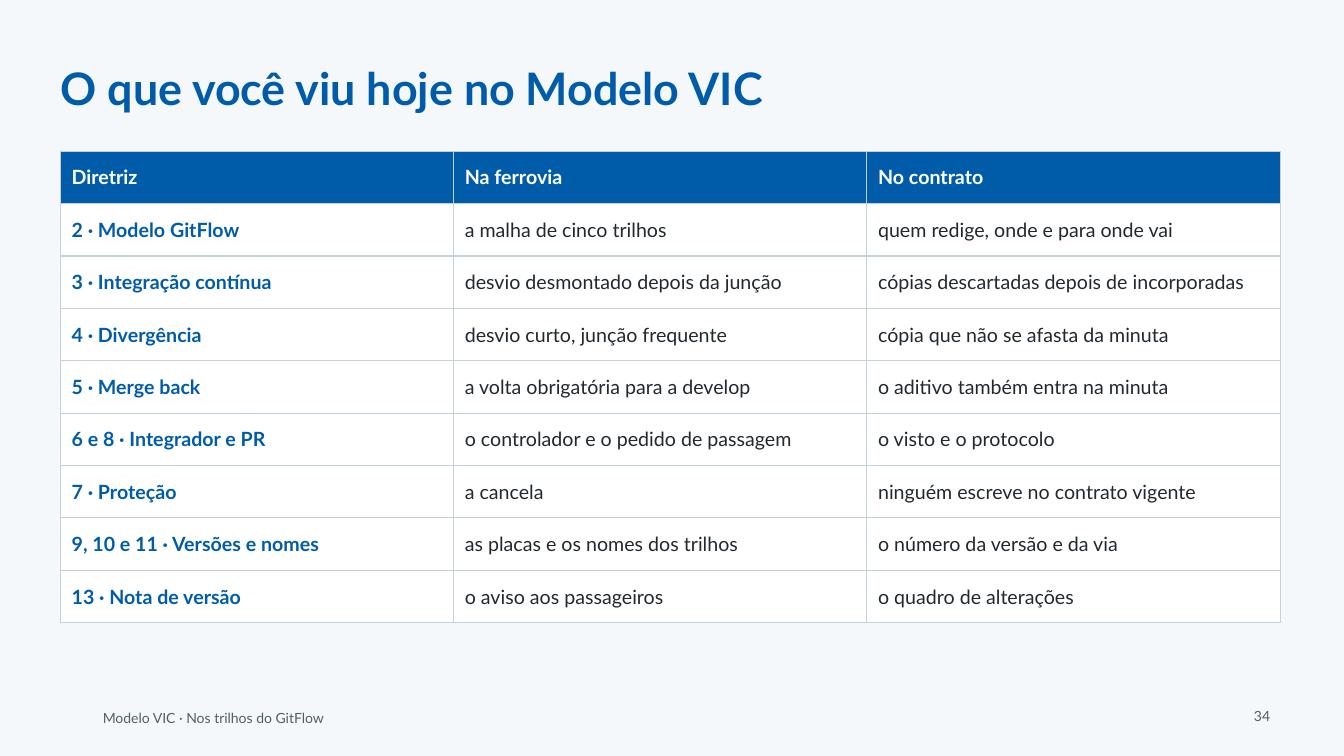
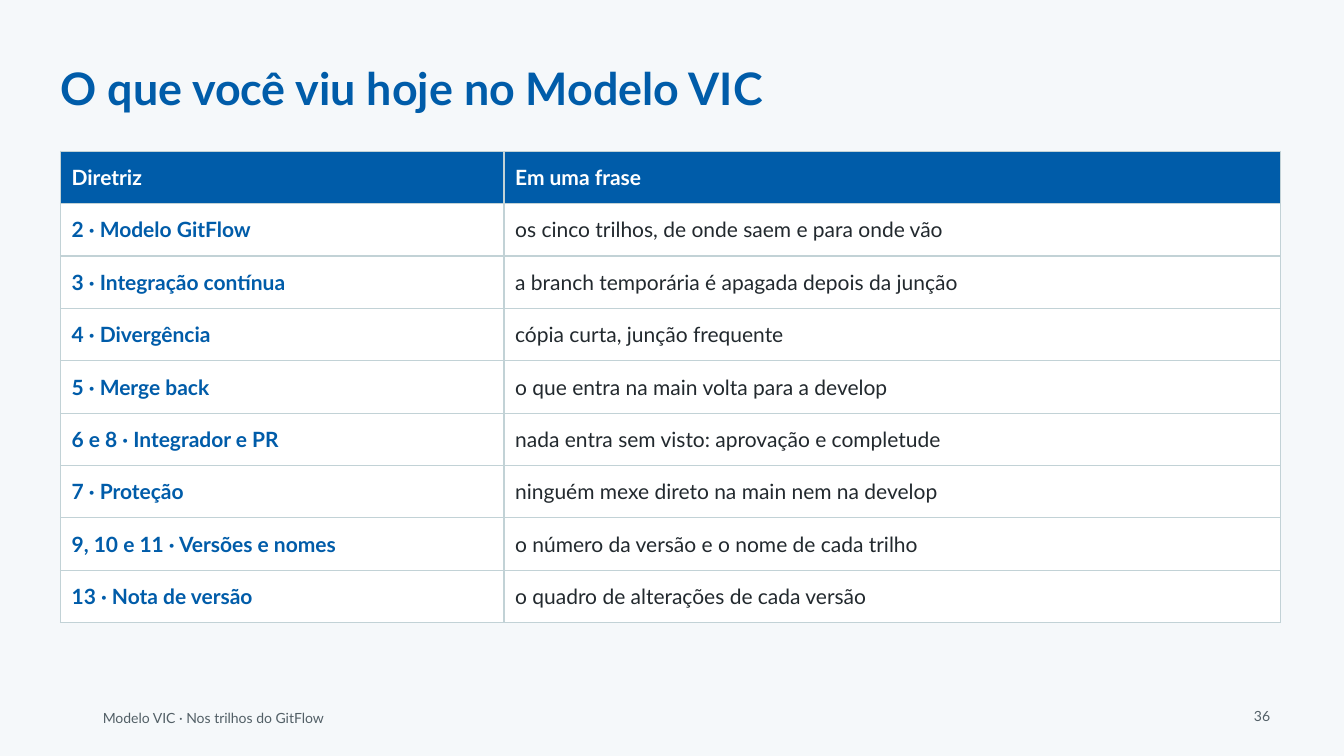
Before and after one commit to andromarcio/modelo-vic, a slide deck: slide 36 of treinamento/oficina-nos-trilhos/1-slides-nos-trilhos.pptx (slide 34 before the commit). Drawn at 1344x756 pixels with LibreOffice and Linux fonts; fonts in the diff are those of the drawing; background and template pictures are left out. Boxes give left, top, right and bottom in pixels: in the first picture for what was removed or moved away, otherwise in the second. Text is boxed around its words. In the diff, an @@ line names an element or a change of style, - is before the commit and + after.

```diff
--- a/treinamento/oficina-nos-trilhos/1-slides-nos-trilhos.pptx
+++ b/treinamento/oficina-nos-trilhos/1-slides-nos-trilhos.pptx
@@ table at <box>60,151,1280,612</box> @@
-column 2: Na ferrovia | a malha de cinco trilhos | desvio desmontado depois da junção | desvio curto, junção frequente | a volta obrigatória para a develop | o controlador e o pedido de passagem | a cancela | as placas e os nomes dos trilhos | o aviso aos passageiros
-column 3: No contrato | quem redige, onde e para onde vai | cópias descartadas depois de incorporadas | cópia que não se afasta da minuta | o aditivo também entra na minuta | o visto e o protocolo | ninguém escreve no contrato vigente | o número da versão e da via | o quadro de alterações
+column 2: Em uma frase | os cinco trilhos, de onde saem e para onde vão | a branch temporária é apagada depois da junção | cópia curta, junção frequente | o que entra na main volta para a develop | nada entra sem visto: aprovação e completude | ninguém mexe direto na main nem na develop | o número da versão e o nome de cada trilho | o quadro de alterações de cada versão
@@ page number at <box>1254,711,1270,721</box>: text changed @@
-34
+36
```
Also in this commit, not shown: 27 other slides changed, 8 slides added, 6 slides removed, 8 other files.
